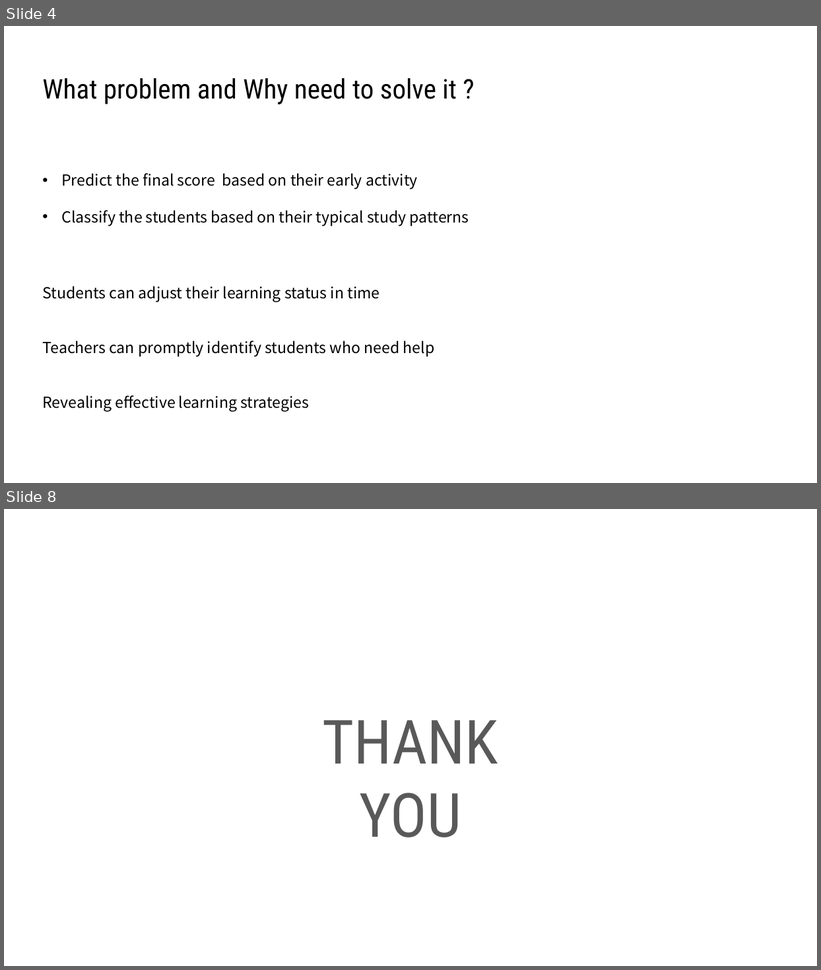
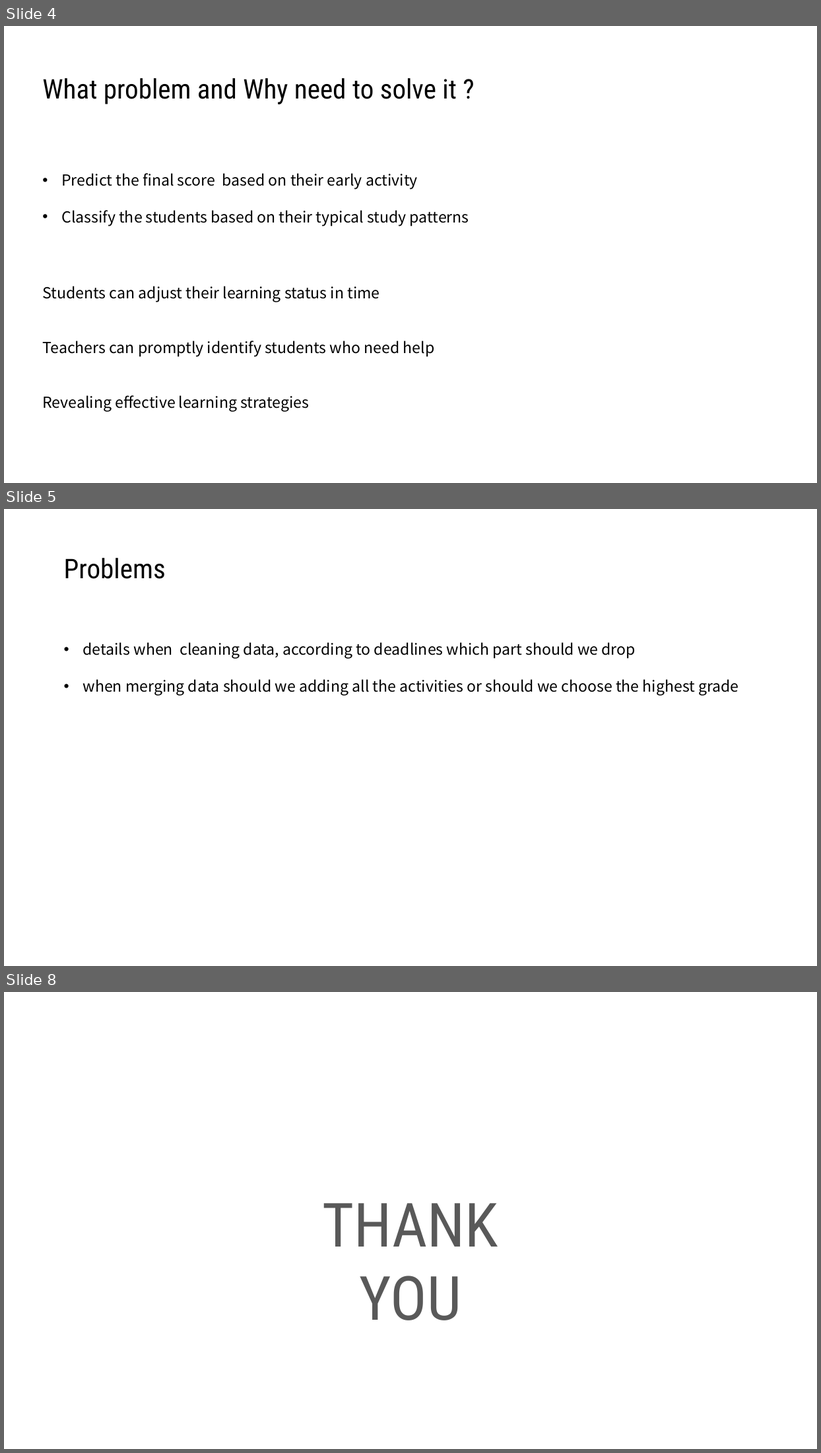
Before and after one commit to thomasabrina/ML_analyze_student_activities, a slide deck: Slides/T20.pptx. Shown one above the other, each under a label of ours: slides 4 and 8 before the commit, slides 4, 5 and 8 after it; the slides between them are not shown. The pictures are 821x970 and 821x1453 pixels, drawn with LibreOffice and Linux fonts; fonts in the diff are those of the drawing; background and template pictures are left out. Boxes give left, top, right and bottom in pixels: in the first picture for what was removed or moved away, otherwise in the second. Text is boxed around its words. In the diff, an @@ line names an element or a change of style, - is before the commit and + after.

```diff
--- a/Slides/T20.pptx
+++ b/Slides/T20.pptx
@@ slide 5 added at (4, 509, 817, 966), background picture (left out) @@
@@ text added at (64, 558, 166, 579), 32 pt, text #000000 @@
+Problems
@@ text added at (83, 642, 739, 695), 18 pt, text #000000 @@
+• details when cleaning data, according to deadlines which part should we drop
+• when merging data should we adding all the activities or should we choose the highest grade
```
Also in this commit, not shown: 3 slides changed, 1 slide removed.
